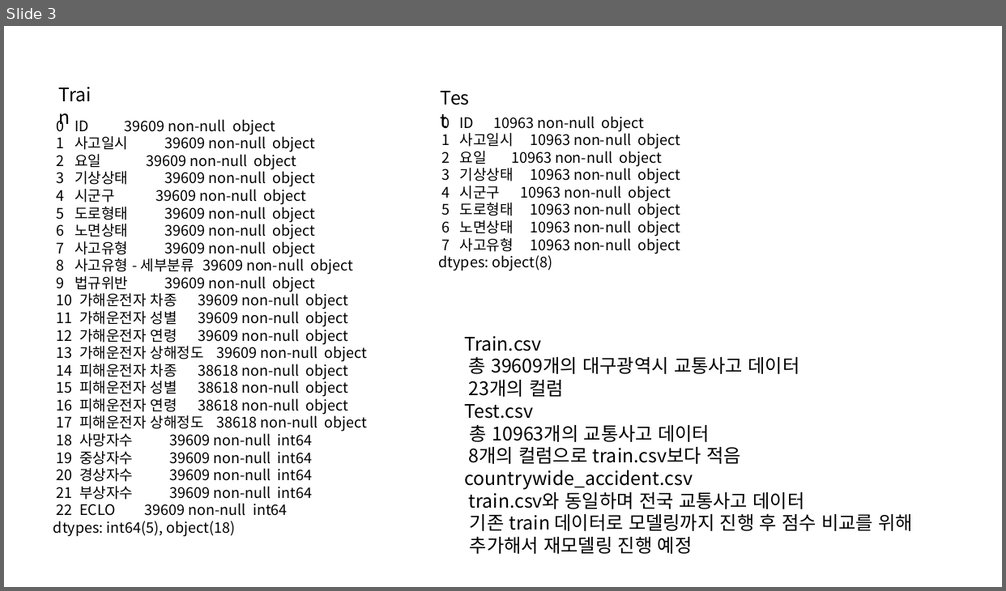
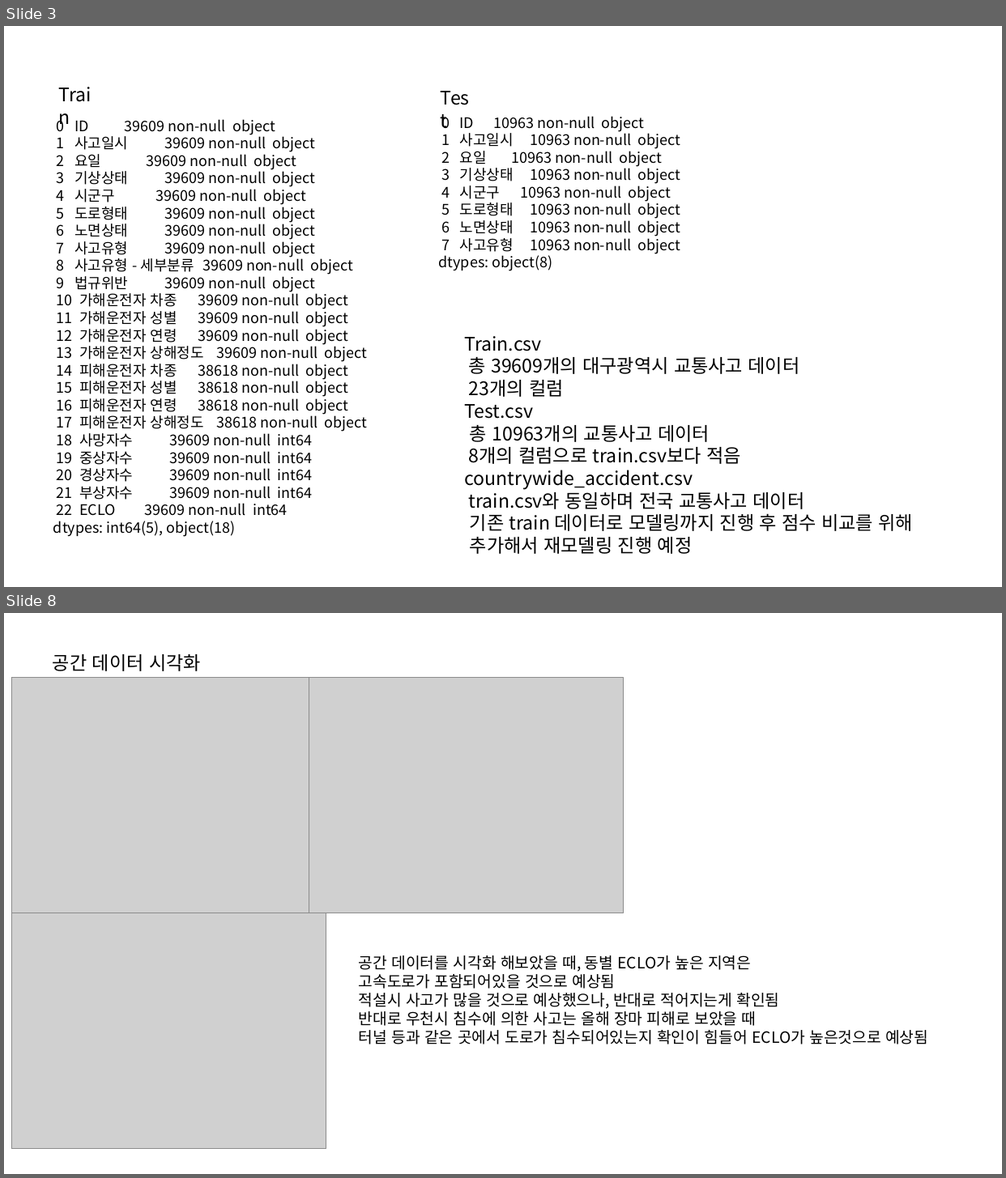
Before and after one commit to vvvjh112/DACON_Practice, a slide deck: Daegu/보고서/대구교통사고 예측.pptx. Shown one above the other, each under a label of ours: slide 3 before the commit, slides 3 and 8 after it; the slides between them are not shown. The pictures are 1006x591 and 1006x1178 pixels, drawn with LibreOffice and Linux fonts; fonts in the diff are those of the drawing; grey boxes stand for pictures. Boxes give left, top, right and bottom in pixels: in the first picture for what was removed or moved away, otherwise in the second. Text is boxed around its words. In the diff, an @@ line names an element or a change of style, - is before the commit and + after.

```diff
--- a/Daegu/보고서/대구교통사고 예측.pptx
+++ b/Daegu/보고서/대구교통사고 예측.pptx
@@ slide 8 added at <box>4,613,1002,1174</box>, background #FFFFFF @@
@@ text added at <box>53,654,201,671</box>, 18 pt, text #000000 @@
+공간 데이터 시각화
@@ picture added at <box>12,677,326,914</box> @@
@@ picture added at <box>309,677,624,914</box> @@
@@ picture added at <box>12,914,326,1149</box> @@
@@ text added at <box>359,956,928,1045</box>, 15 pt, text #000000 @@
+공간 데이터를 시각화 해보았을 때, 동별 ECLO가 높은 지역은
+고속도로가 포함되어있을 것으로 예상됨
+적설시 사고가 많을 것으로 예상했으나, 반대로 적어지는게 확인됨
+반대로 우천시 침수에 의한 사고는 올해 장마 피해로 보았을 때
+터널 등과 같은 곳에서 도로가 침수되어있는지 확인이 힘들어 ECLO가 높은것으로 예상됨
```
Also in this commit, not shown: 2 slides changed, 5 other slides added, 2 other files.
